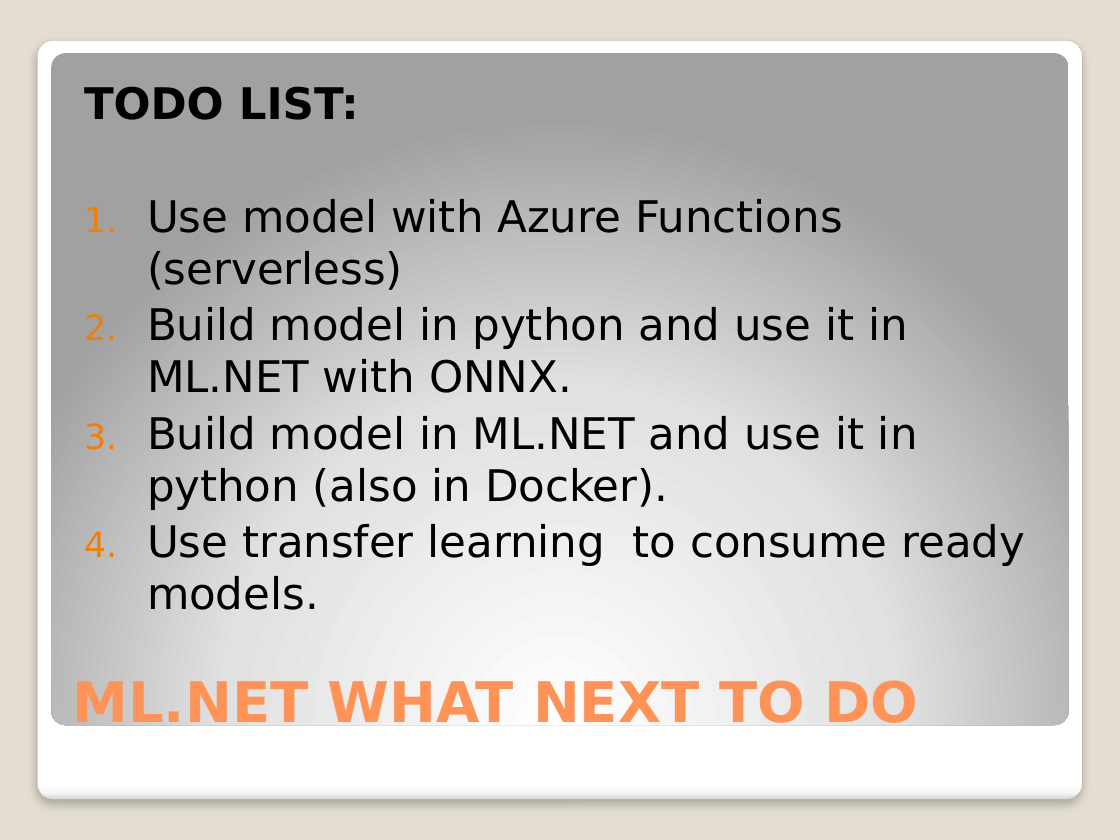
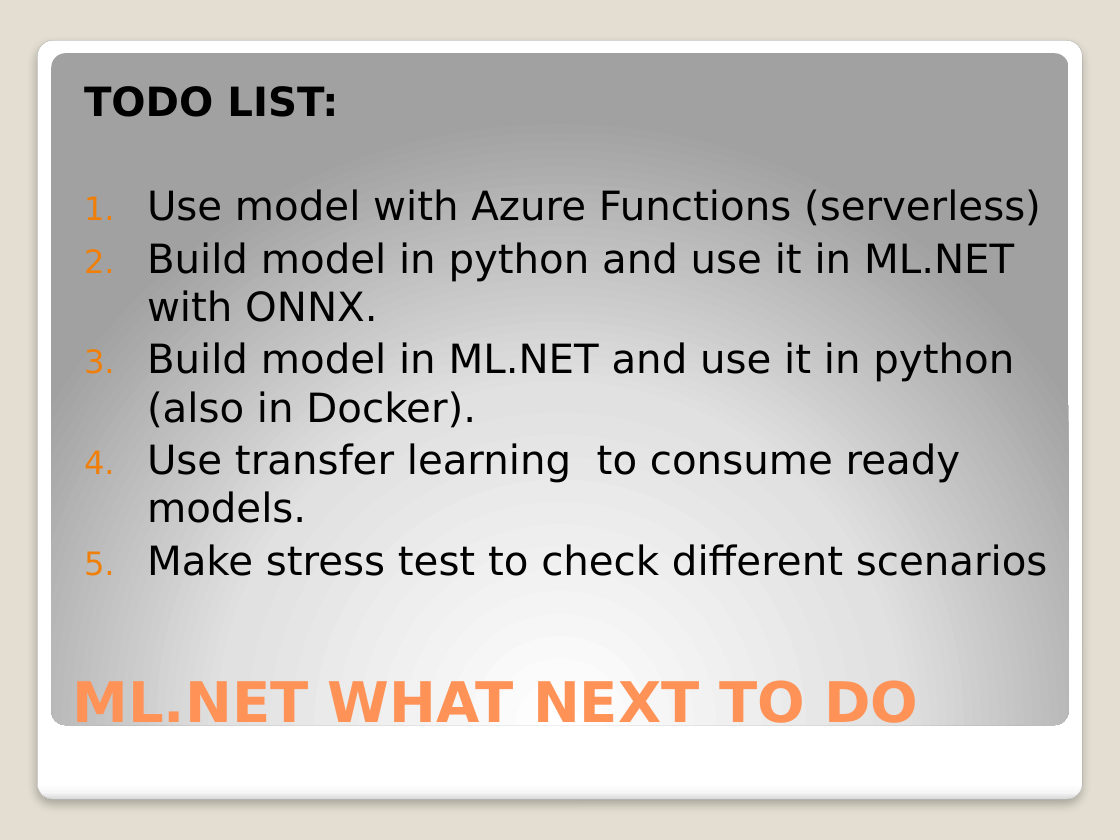
Before and after one commit to djkormo/mlnet-cli, a slide deck: slide 44 of presentation/Machine learning in Azure without Python.pptx. Drawn at 1120x840 pixels with LibreOffice and Linux fonts; fonts in the diff are those of the drawing. Boxes give left, top, right and bottom in pixels: in the first picture for what was removed or moved away, otherwise in the second. Text is boxed around its words. In the diff, an @@ line names an element or a change of style, - is before the commit and + after.

Commit message:
next version of presentation/Machine learning in Azure without Python.pptx

```diff
--- a/presentation/Machine learning in Azure without Python.pptx
+++ b/presentation/Machine learning in Azure without Python.pptx
@@ text at [84, 86, 1041, 523]: size 28 to 25.9 pt in "TODO LIST:", "Use model with Azure Functions (serverless)", "Build model in python and use it ...", "Build model in ML.NET and use it ..." and 1 more places @@
@@ text at [147, 544, 1047, 576]: paragraph added @@
+5. Make stress test to check different scenarios
```
Also in this commit, not shown: 5 other slides changed.
